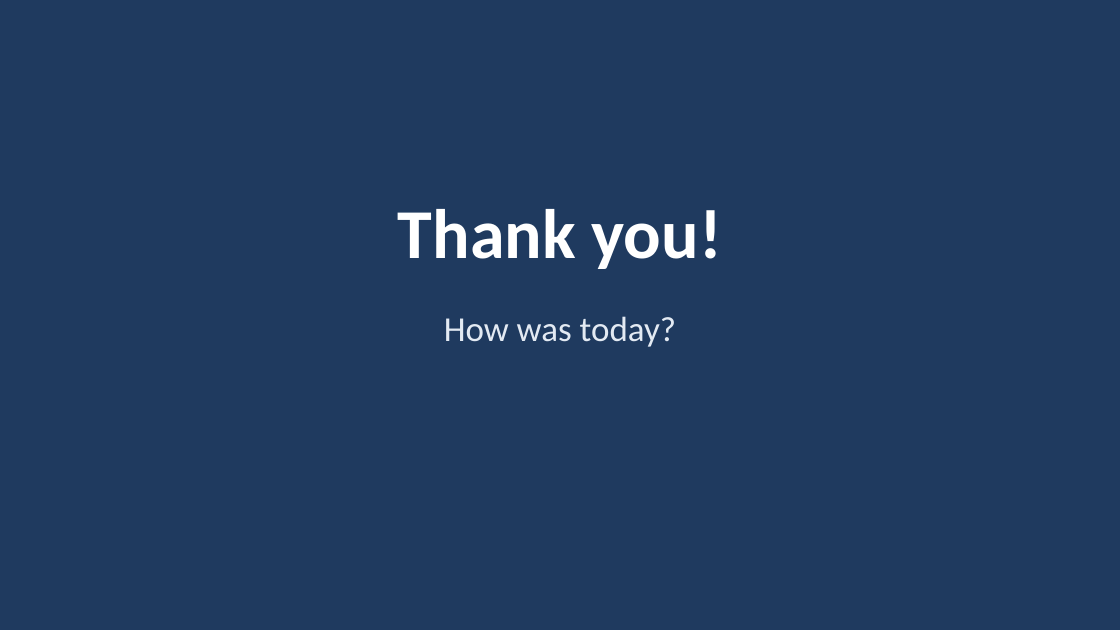
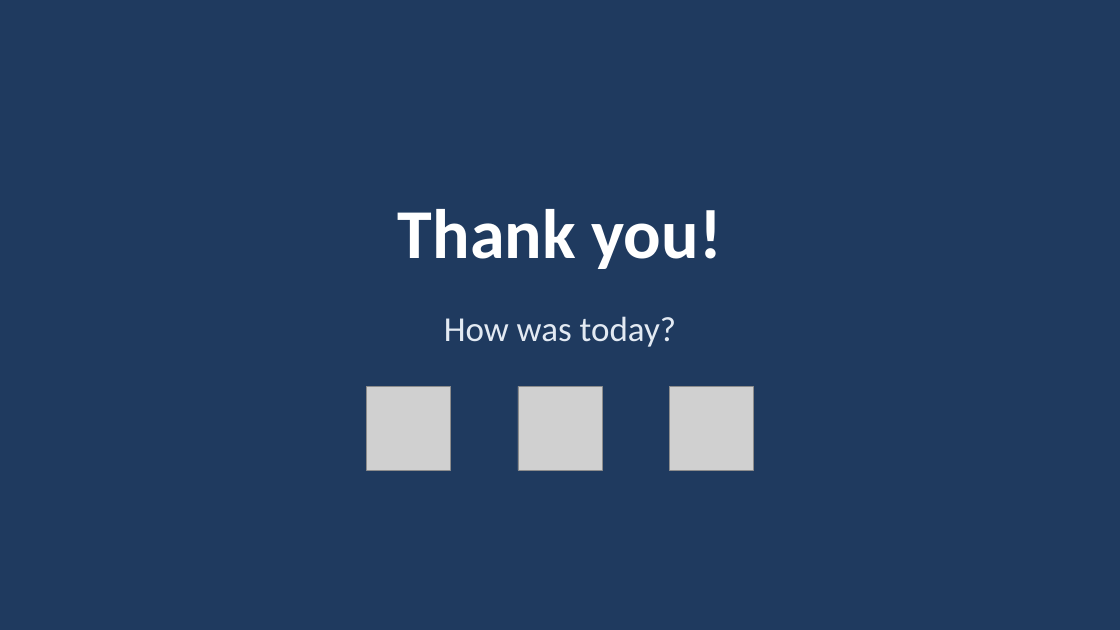
Before and after one commit to algoga22/Focus-Activity-Training3, a slide deck: slide 22 of slides/Training3_Slides.pptx. Drawn at 1120x630 pixels with LibreOffice and Linux fonts; fonts in the diff are those of the drawing; grey boxes stand for pictures. Boxes give left, top, right and bottom in pixels: in the first picture for what was removed or moved away, otherwise in the second. Text is boxed around its words. In the diff, an @@ line names an element or a change of style, - is before the commit and + after.

```diff
--- a/slides/Training3_Slides.pptx
+++ b/slides/Training3_Slides.pptx
@@ text removed at (76, 378, 1044, 479) @@
-👍 👌 👎
@@ picture added at (367, 386, 451, 471) @@
@@ picture added at (518, 386, 602, 471) @@
@@ picture added at (670, 386, 754, 471) @@
```
Also in this commit, not shown: 6 other slides changed, 4 other files.
